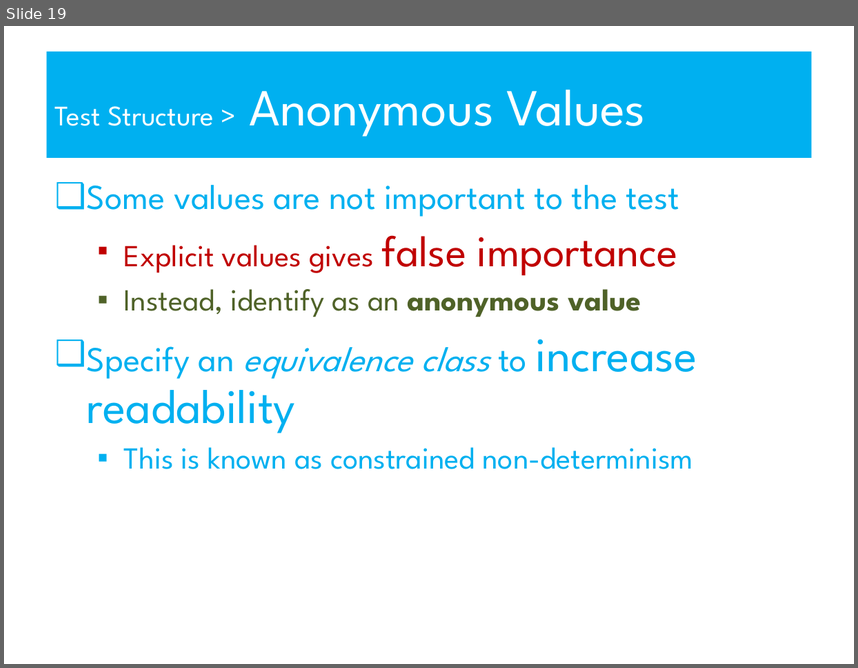
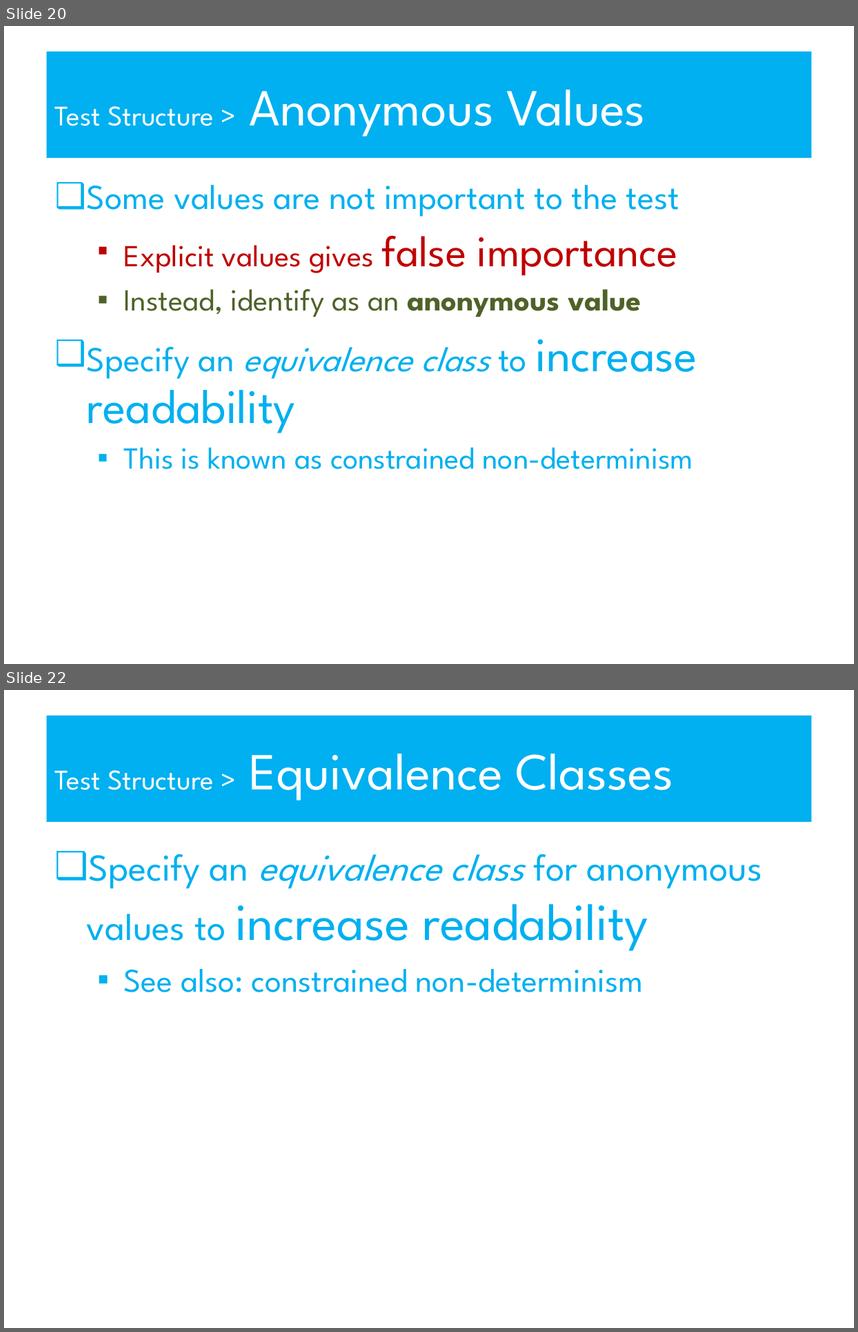
Before and after one commit to robdmoore/TestDataSustainabilityPresentation, a slide deck: Presentation.ppt. Shown one above the other, each under a label of ours: slide 19 before the commit, slides 20 and 22 after it; the slides between them are not shown. The pictures are 858x668 and 858x1332 pixels, drawn with LibreOffice and Linux fonts; fonts in the diff are those of the drawing. Boxes give left, top, right and bottom in pixels: in the first picture for what was removed or moved away, otherwise in the second. Text is boxed around its words. In the diff, an @@ line names an element or a change of style, - is before the commit and + after.

```diff
--- a/Presentation.ppt
+++ b/Presentation.ppt
@@ slide 22 added at (x1=4, y1=690, x2=854, y2=1328), background #FFFFFF @@
@@ title added at (x1=47, y1=716, x2=811, y2=822), fill #00B0F0, 44 pt, text #FFFFFF @@
+Test Structure > Equivalence Classes
@@ text added at (x1=87, y1=854, x2=762, y2=992), 32 pt, text #00B0F0 @@
+❑ Specify an equivalence class for anonymous values to increase readability
+  ▪ See also: constrained non-determinism
@@ what was slide 19 is now slide 20 @@
```
Also in this commit, not shown: 10 slides changed, 2 other slides added, 1 other file.
